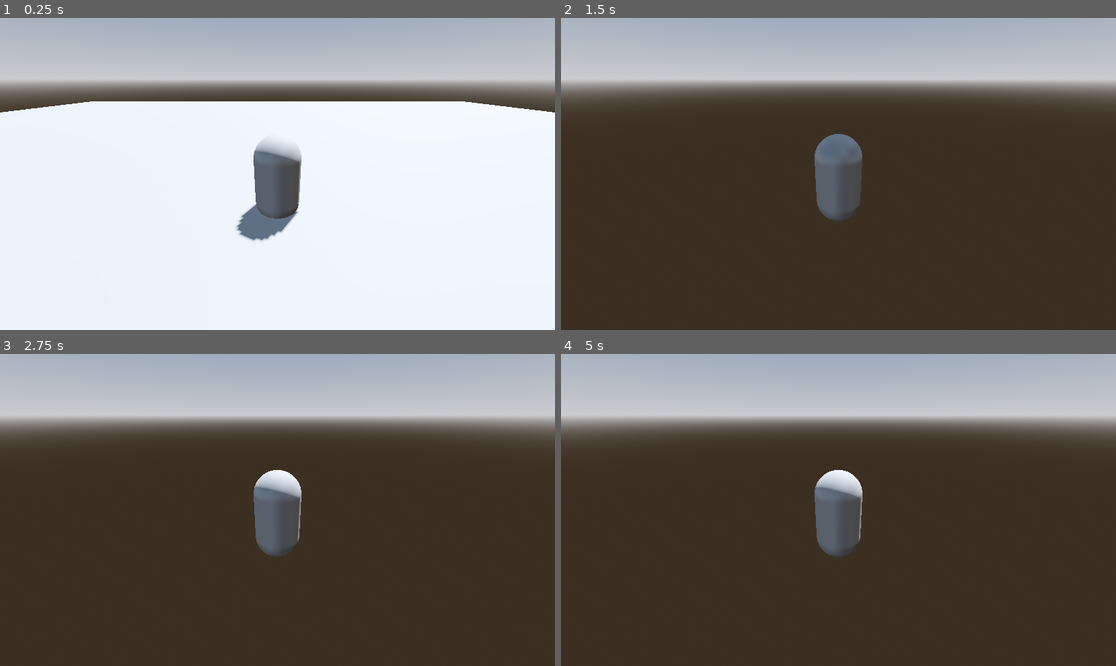
Above: before the commit, frames 1-4 (two rows, left to right).
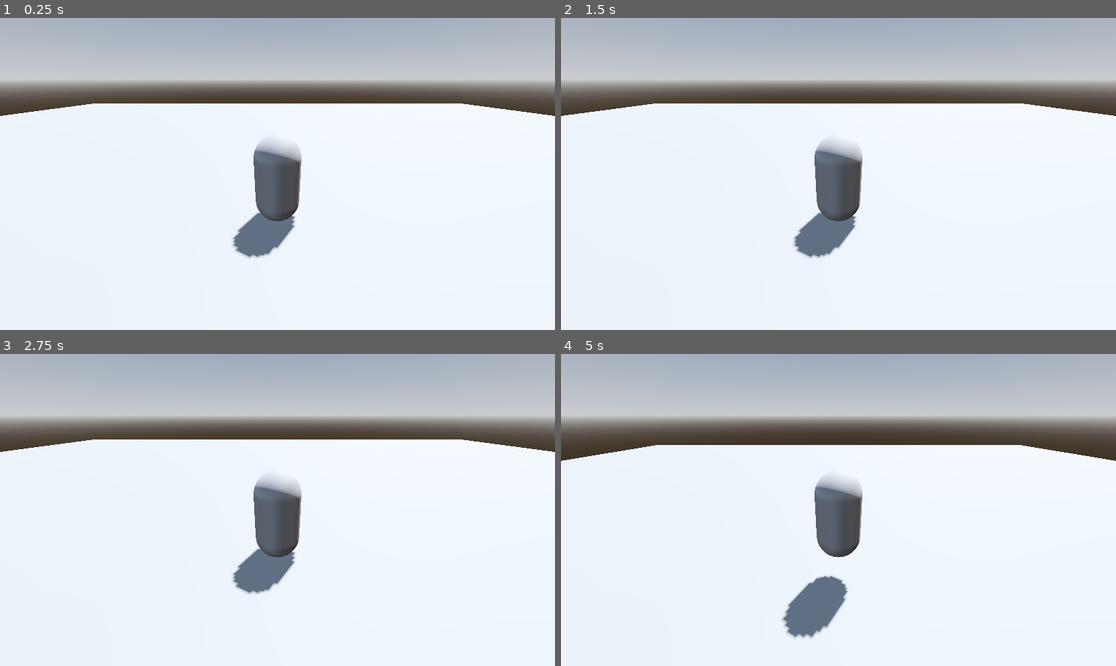
Above: after the commit, the same moments.

Repository: biohackerellie/rpg
Game: Godot game, scene res://Levels/level.tscn
Two runs of this game, one before a commit and one after it. Both use one fixed random seed, a clock stepped at 60 frames per second and the inputs below.
Inputs:
- Up to frame 1 (0.25 s): no input
- Up to frame 2 (1.5 s): tap Enter (ui_accept) at 0.5, 0.77 s; hold Right (ui_right) 0.53-1.28 s; hold Down (ui_down) from 1.28 s (still down)
- Up to frame 3 (2.75 s): tap Enter (ui_accept) at 1.52 s; release Down (ui_down) at 2.03 s; hold Right (ui_right) from 2.03 s (still down)
- Up to frame 4 (5 s): release Right (ui_right) at 2.78 s; hold Up (ui_up) 2.78-3.53 s; tap Enter (ui_accept) at 3.02, 3.77, 4.25, 4.52 s; hold Left (ui_left) from 3.53 s (still down)

The runs differ from the first frame. In frame 1, 1.5% of the frame differs, in the area x 0-100%, y 26-78%; in frame 2, 70%, in the area x 0-100%, y 27-100%; in frame 3, 70%; in frame 4, 68%.

Commit message:
Refactor player input handling and add movement controls to project configuration

Diff:
--- a/Levels/level.tscn
+++ b/Levels/level.tscn
@@ -24,8 +24,9 @@
 [node name="WorldEnvironment" type="WorldEnvironment" parent="."]
 environment = SubResource("Environment_vonw3")
 
-[node name="CSGBox3D" type="CSGBox3D" parent="."]
+[node name="Floor" type="CSGBox3D" parent="."]
 transform = Transform3D(1, 0, 0, 0, 1, 0, 0, 0, 1, 0, -0.5, 0)
+use_collision = true
 size = Vector3(50, 1, 50)
 
 [node name="Player" parent="." instance=ExtResource("1_s41d2")]
--- a/Player/player.gd
+++ b/Player/player.gd
@@ -1,5 +1,4 @@
 extends CharacterBody3D
-
 
 const SPEED = 5.0
 const JUMP_VELOCITY = 4.5
@@ -16,7 +15,7 @@
 
   # Get the input direction and handle the movement/deceleration.
   # As good practice, you should replace UI actions with custom gameplay actions.
-  var input_dir := Input.get_vector("ui_left", "ui_right", "ui_up", "ui_down")
+  var input_dir := Input.get_vector("move_left", "move_right", "move_forward", "move_back")
   var direction := (transform.basis * Vector3(input_dir.x, 0, input_dir.y)).normalized()
   if direction:
     velocity.x = direction.x * SPEED
--- a/project.godot
+++ b/project.godot
@@ -14,3 +14,26 @@
 run/main_scene="res://Levels/level.tscn"
 config/features=PackedStringArray("4.4", "Forward Plus")
 config/icon="res://icon.svg"
+
+[input]
+
+move_forward={
+"deadzone": 0.2,
+"events": [Object(InputEventKey,"resource_local_to_scene":false,"resource_name":"","device":-1,"window_id":0,"alt_pressed":false,"shift_pressed":false,"ctrl_pressed":false,"meta_pressed":false,"pressed":false,"keycode":0,"physical_keycode":87,"key_label":0,"unicode":119,"location":0,"echo":false,"script":null)
+]
+}
+move_back={
+"deadzone": 0.2,
+"events": [Object(InputEventKey,"resource_local_to_scene":false,"resource_name":"","device":-1,"window_id":0,"alt_pressed":false,"shift_pressed":false,"ctrl_pressed":false,"meta_pressed":false,"pressed":false,"keycode":0,"physical_keycode":83,"key_label":0,"unicode":115,"location":0,"echo":false,"script":null)
+]
+}
+move_left={
+"deadzone": 0.2,
+"events": [Object(InputEventKey,"resource_local_to_scene":false,"resource_name":"","device":-1,"window_id":0,"alt_pressed":false,"shift_pressed":false,"ctrl_pressed":false,"meta_pressed":false,"pressed":false,"keycode":0,"physical_keycode":65,"key_label":0,"unicode":97,"location":0,"echo":false,"script":null)
+]
+}
+move_right={
+"deadzone": 0.2,
+"events": [Object(InputEventKey,"resource_local_to_scene":false,"resource_name":"","device":-1,"window_id":0,"alt_pressed":false,"shift_pressed":false,"ctrl_pressed":false,"meta_pressed":false,"pressed":false,"keycode":0,"physical_keycode":68,"key_label":0,"unicode":100,"location":0,"echo":false,"script":null)
+]
+}
